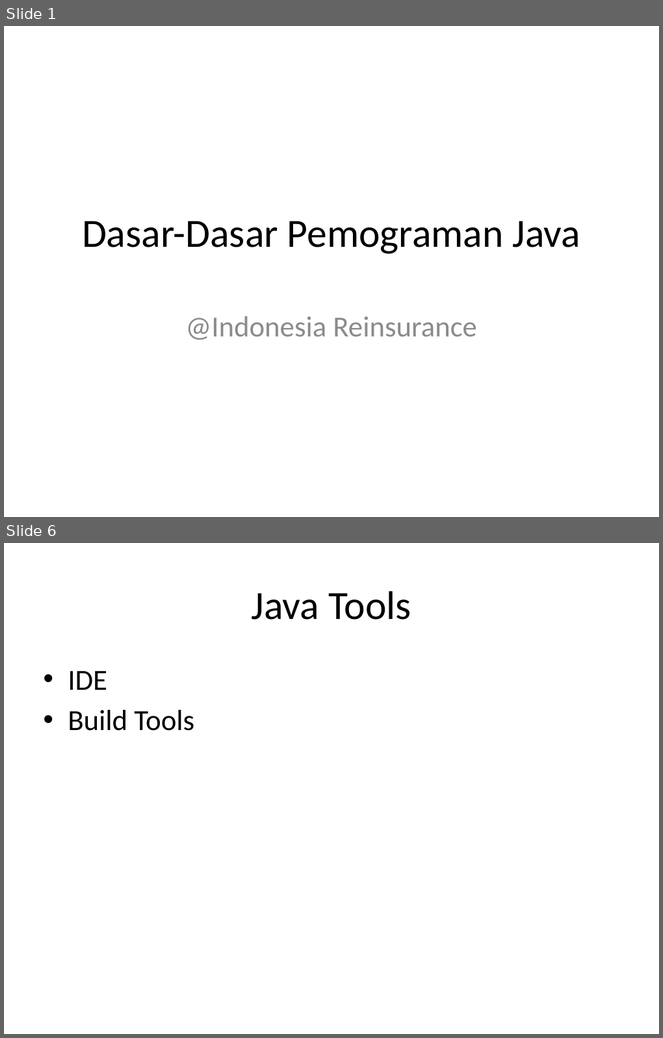
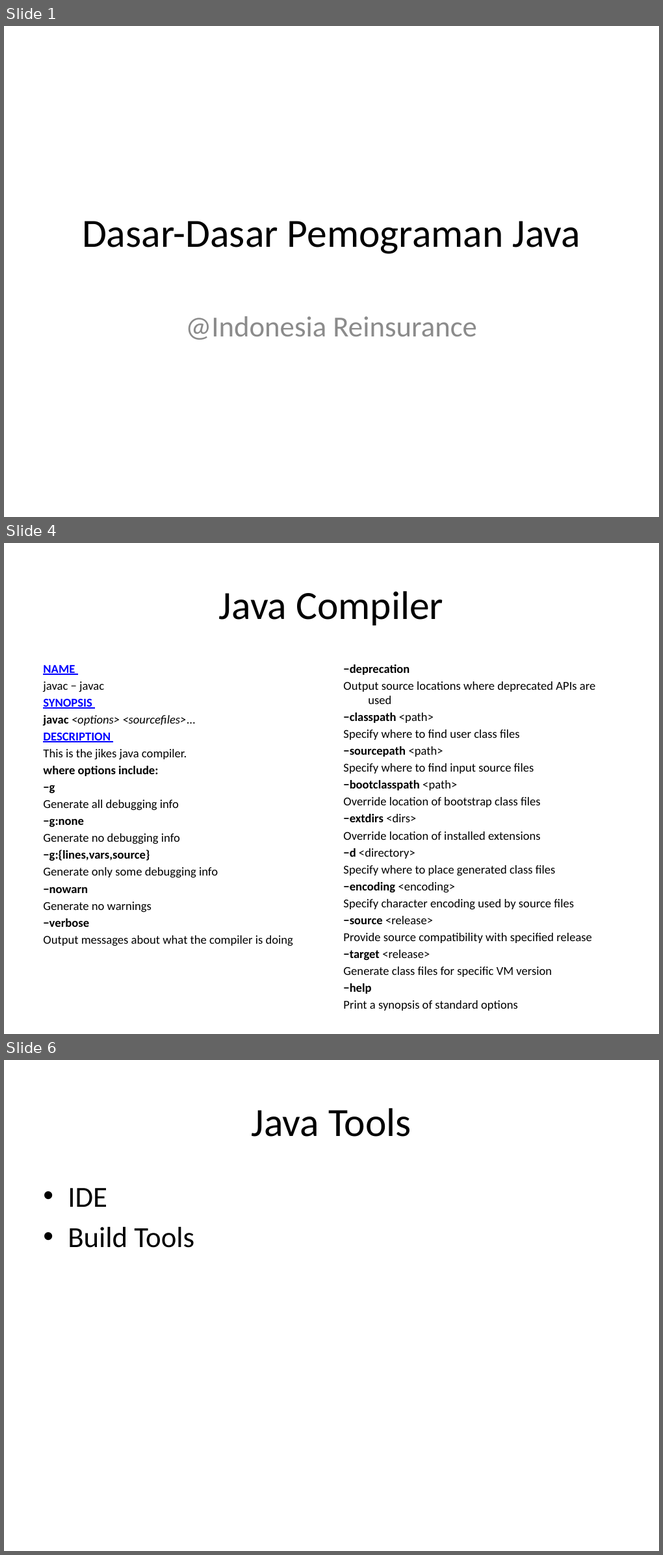
Before and after one commit to milhcbt/oot-aide, a slide deck: src/main/resources/Dasar-Dasar Pemograman Java.pptx. Shown one above the other, each under a label of ours: slides 1 and 6 before the commit, slides 1, 4 and 6 after it; the slides between them are not shown. The pictures are 663x1038 and 663x1555 pixels, drawn with LibreOffice and Linux fonts; fonts in the diff are those of the drawing. Boxes give left, top, right and bottom in pixels: in the first picture for what was removed or moved away, otherwise in the second. Text is boxed around its words. In the diff, an @@ line names an element or a change of style, - is before the commit and + after.

```diff
--- a/src/main/resources/Dasar-Dasar Pemograman Java.pptx
+++ b/src/main/resources/Dasar-Dasar Pemograman Java.pptx
@@ slide 4 added at <box>4,543,659,1034</box>, background #FFFFFF @@
@@ title added at <box>219,591,443,626</box>, 44 pt, text #000000 @@
+Java Compiler
@@ text added at <box>43,665,293,947</box>, 13.3 pt, text #000000 @@
+NAME
+javac − javac
+SYNOPSIS
+javac <options> <sourcefiles>...
+DESCRIPTION
+This is the jikes java compiler.
+where options include:
+−g
+Generate all debugging info
+−g:none
+Generate no debugging info
+−g:{lines,vars,source}
+Generate only some debugging info
+−nowarn
+Generate no warnings
+−verbose
+Output messages about what the compiler is doing
@@ text added at <box>343,665,596,977</box>, 13.3 pt, text #000000 @@
+−deprecation
+Output source locations where deprecated APIs are used
+−classpath <path>
+Specify where to find user class files
+−sourcepath <path>
+Specify where to find input source files
+−bootclasspath <path>
+Override location of bootstrap class files
+−extdirs <dirs>
+Override location of installed extensions
+−d <directory>
+Specify where to place generated class files
+−encoding <encoding>
+Specify character encoding used by source files
+−source <release>
+Provide source compatibility with specified release
+−target <release>
+Generate class files for specific VM version
+−help
+Print a synopsis of standard options
```
Also in this commit, not shown: 3 slides changed, 3 other slides added, 3 slides removed.
